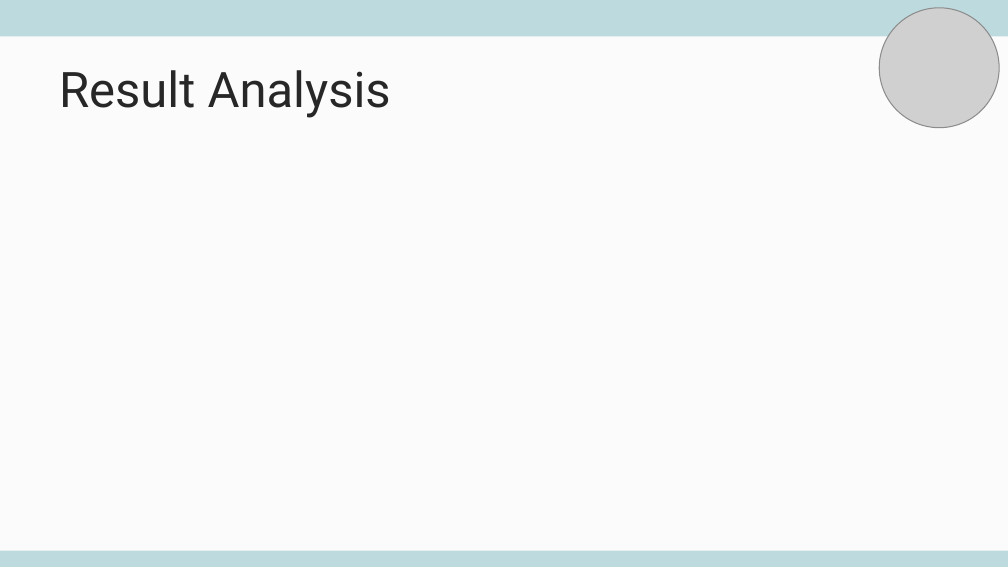
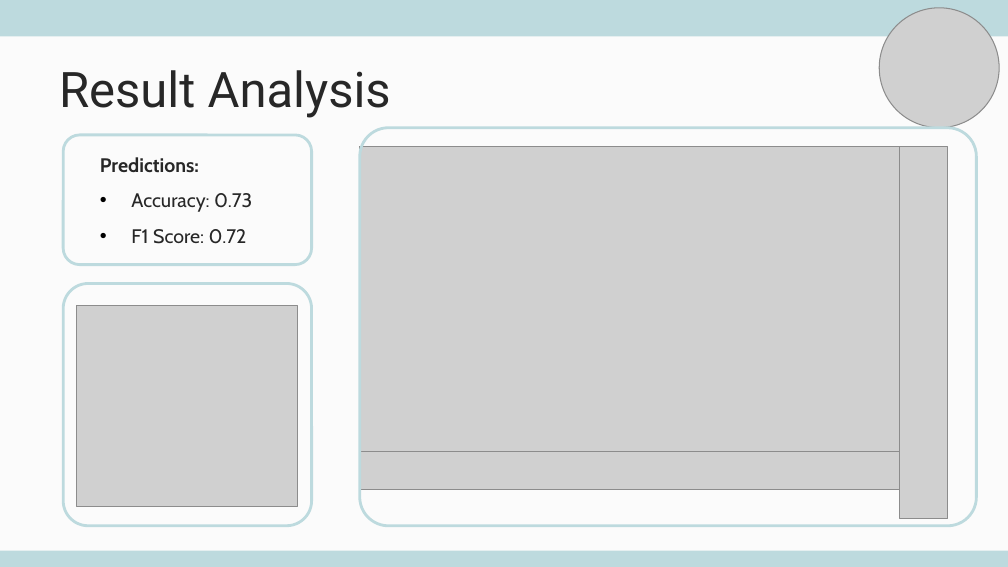
Before and after one commit to daniel-moshe/ML-Endo-Detection, a slide deck: slide 16 of endo early detection-end presentation.pptx. Drawn at 1008x567 pixels with LibreOffice and Linux fonts; fonts in the diff are those of the drawing; grey boxes stand for pictures. Boxes give left, top, right and bottom in pixels: in the first picture for what was removed or moved away, otherwise in the second. Text is boxed around its words. In the diff, an @@ line names an element or a change of style, - is before the commit and + after.

```diff
--- a/endo early detection-end presentation.pptx
+++ b/endo early detection-end presentation.pptx
@@ rounded rectangle added at (x1=64, y1=135, x2=311, y2=265), outline #BDDADE 2 pt @@
@@ picture added at (x1=360, y1=146, x2=900, y2=451) @@
@@ rounded rectangle added at (x1=360, y1=128, x2=977, y2=526), outline #BDDADE 2 pt @@
@@ picture added at (x1=900, y1=146, x2=949, y2=518) @@
@@ text added at (x1=100, y1=157, x2=252, y2=244), 14 pt, text #272727 @@
+Predictions:
+• Accuracy: 0.73
+• F1 Score: 0.72
@@ rounded rectangle added at (x1=64, y1=283, x2=311, y2=525), outline #BDDADE 2 pt @@
@@ picture added at (x1=77, y1=306, x2=297, y2=507) @@
@@ picture added at (x1=360, y1=452, x2=900, y2=490) @@
```
Also in this commit, not shown: 2 other slides changed, 2 other files.
